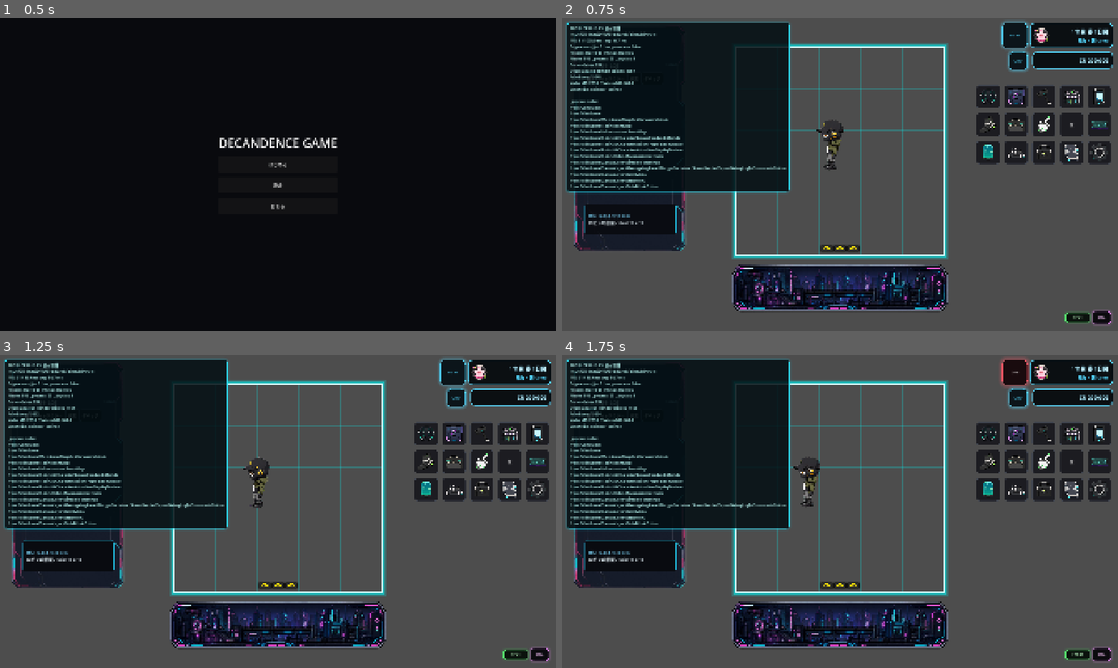
Above: before the commit, frames 1-4 (two rows, left to right).
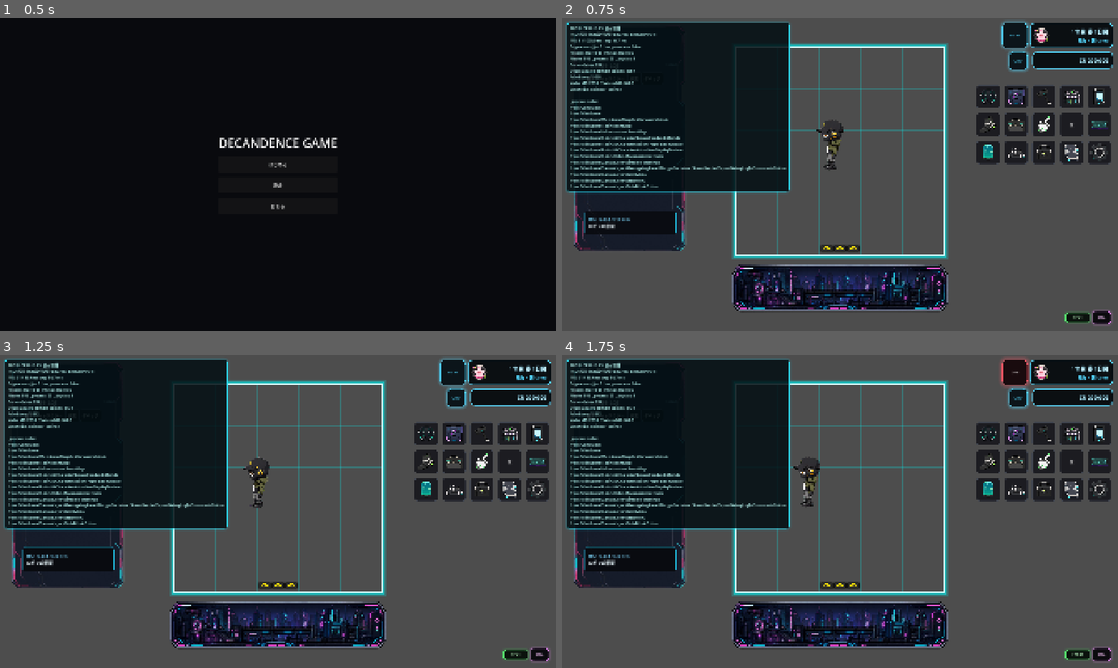
Above: after the commit, the same moments.

Repository: grimoire1089-coder/optimistic
Game: Godot game, scene res://Scenes/Boot/TitleScene.tscn
Same seed, same stepped clock (60 frames per second), same inputs: the game is played once before the commit and once after it. Sound files missing from this copy of the repository are replaced by a short silence.
Inputs:
- Up to frame 1 (0.5 s): no input
- Up to frame 2 (0.75 s): click "はじめる" at 0.5 s
- Up to frame 3 (1.25 s): no input
- Up to frame 4 (1.75 s): click "BGM" at 1.25 s

Frame 1 is identical in both runs. In frame 2, 0.3% of the frame differs, in the area x 3-21%, y 18-68%; in frame 3, 0.8%; in frame 4, 0.8%, in the area x 3-21%, y 16-68%.

Commit message:
Hide grid size from startup location text

Diff:
--- a/Scripts/Scenes/Main/MainSceneLayoutSynced.gd
+++ b/Scripts/Scenes/Main/MainSceneLayoutSynced.gd
@@ -15,3 +15,10 @@
 	_set_canvas_button_disabled("MoveButton", is_disabled)
 	_set_canvas_button_disabled("EncyclopediaButton", is_disabled)
 	_set_canvas_button_disabled("SettingsButton", is_disabled)
+
+
+func _get_startup_debug_text() -> String:
+	var robin_room_map := get_node_or_null("RobinRoomMap") as RoomMapGridModule
+	if robin_room_map == null:
+		return "Main Scene"
+	return robin_room_map.map_display_name
